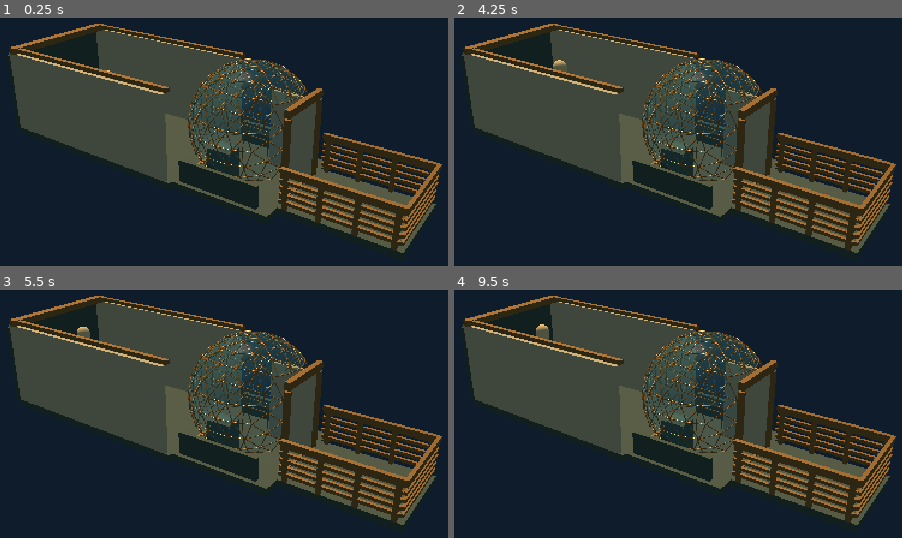
Above: before the commit, frames 1-4 (two rows, left to right).
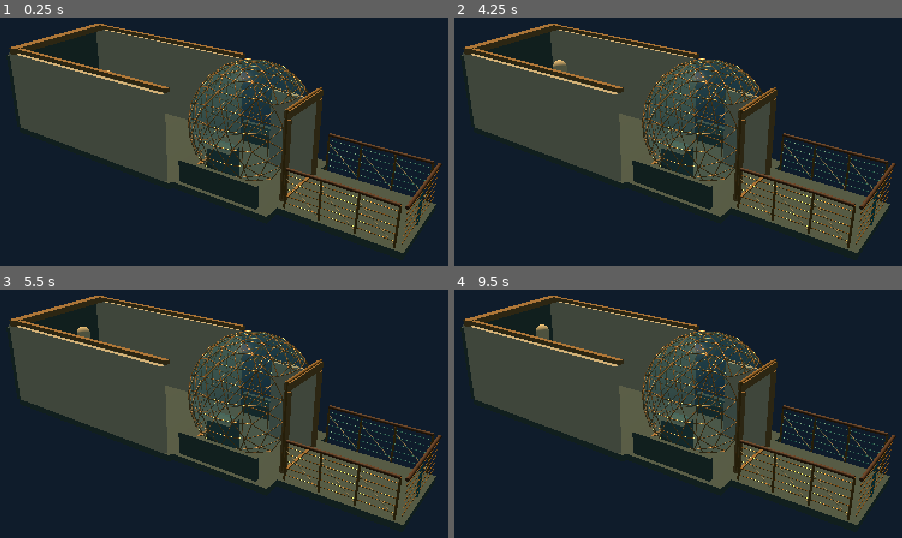
Above: after the commit, the same moments.

Repository: ndrorchestration/ToSailaStarrySky-jrpg
Game: Godot game, scene res://scenes/aureate_wake_metric_bridge_study.tscn
The game is run twice, just before and just after one commit, with the same random seed, the same clock (stepped at 60 frames per second) and the same inputs. This scene is started directly instead of the project's main scene.
Inputs:
- Up to frame 1 (0.25 s): no input
- Up to frame 2 (4.25 s): tap Enter at 0.5, 2, 3.5 s; hold Right (ui_right) 0.53-1.28 s; tap E at 0.6 s; tap Space at 1.25, 2.75 s; hold Down (ui_down) 1.28-2.03 s; tap R at 1.35 s; hold Right (ui_right) 2.03-2.78 s; tap V at 2.1 s; hold Up (ui_up) 2.78-3.53 s; tap C at 2.85 s; hold Left (ui_left) from 3.53 s (still down); tap T at 3.6 s
- Up to frame 3 (5.5 s): tap Space at 4.25 s; tap Y at 4.35 s; release Left (ui_left) at 5.03 s; hold Down (ui_down) from 5.03 s (still down); tap G at 5.1 s
- Up to frame 4 (9.5 s): release Down (ui_down) at 5.78 s; hold Right (ui_right) 5.78-6.53 s; tap one key every 0.75 s from 5.85 s: B 1 2 3 4; hold Up (ui_up) 6.53-7.28 s; hold Right (ui_right) 7.28-8.03 s; hold Down (ui_down) 8.03-8.78 s; hold Left (ui_left) from 8.78 s (still down)

The runs differ from the first frame. In frame 1, 7.0% of the frame differs, in the area x 62-99%, y 27-94%; in frame 2, 7.0%; in frame 3, 7.0%; in frame 4, 7.0%.

Commit message:
prototype(godot): opt-in isolated ship maritime rail art overlay while retaining every tested physical guard collider

Diff:
--- a/godot/scripts/aureate_wake_metric_bridge_study.gd
+++ b/godot/scripts/aureate_wake_metric_bridge_study.gd
@@ -22,6 +22,7 @@
 const REVIEW_STATUS := "SINGLE_SCENE_PHYSICS_PROTOTYPE_NOT_PRODUCTION"
 const CrewWalker = preload("res://scripts/aureate_wake_crew_walk_review.gd")
 const GeodesicTopology = preload("res://scripts/aureate_wake_icosphere_metric_topology.gd")
+const DeckTrim = preload("res://scripts/aureate_wake_deck_trim_review.gd")
 const SOURCE_GLASS_SHADER = preload("res://art-staging/ship-glass-study/bridge_panorama_glass.gdshader")
 const SOURCE_GLASS_GIT_BLOB_SHA := "b6c7e8d4144acc14074581b08b61c61b7f5a047a"
 const SOURCE_GLASS_SHA256 := "fa5a1d235d28c51aa93640e30ef25ddffecce16ab7d1083330da122a2480b7be"
@@ -54,6 +55,9 @@
     _build_cabin_and_hull()
     _build_geodesic_helm()
     _build_foredeck_rails()
+    var study_trim := DeckTrim.new()
+    study_trim.name = "AureateMaritimeRailArtReview"
+    add_child(study_trim)
     _build_hatch()
     _camera()
     _create_crew_controller()
